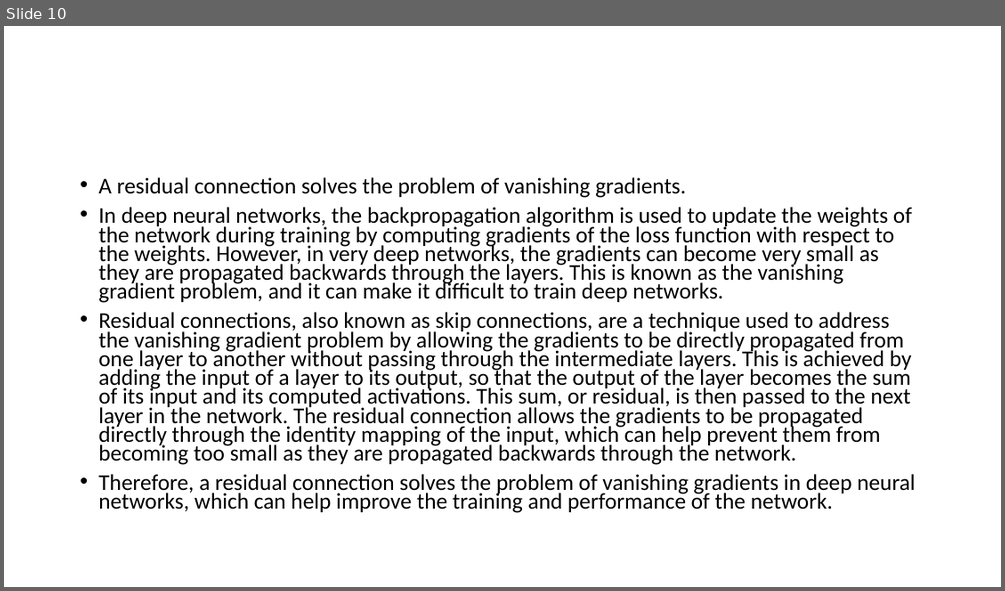
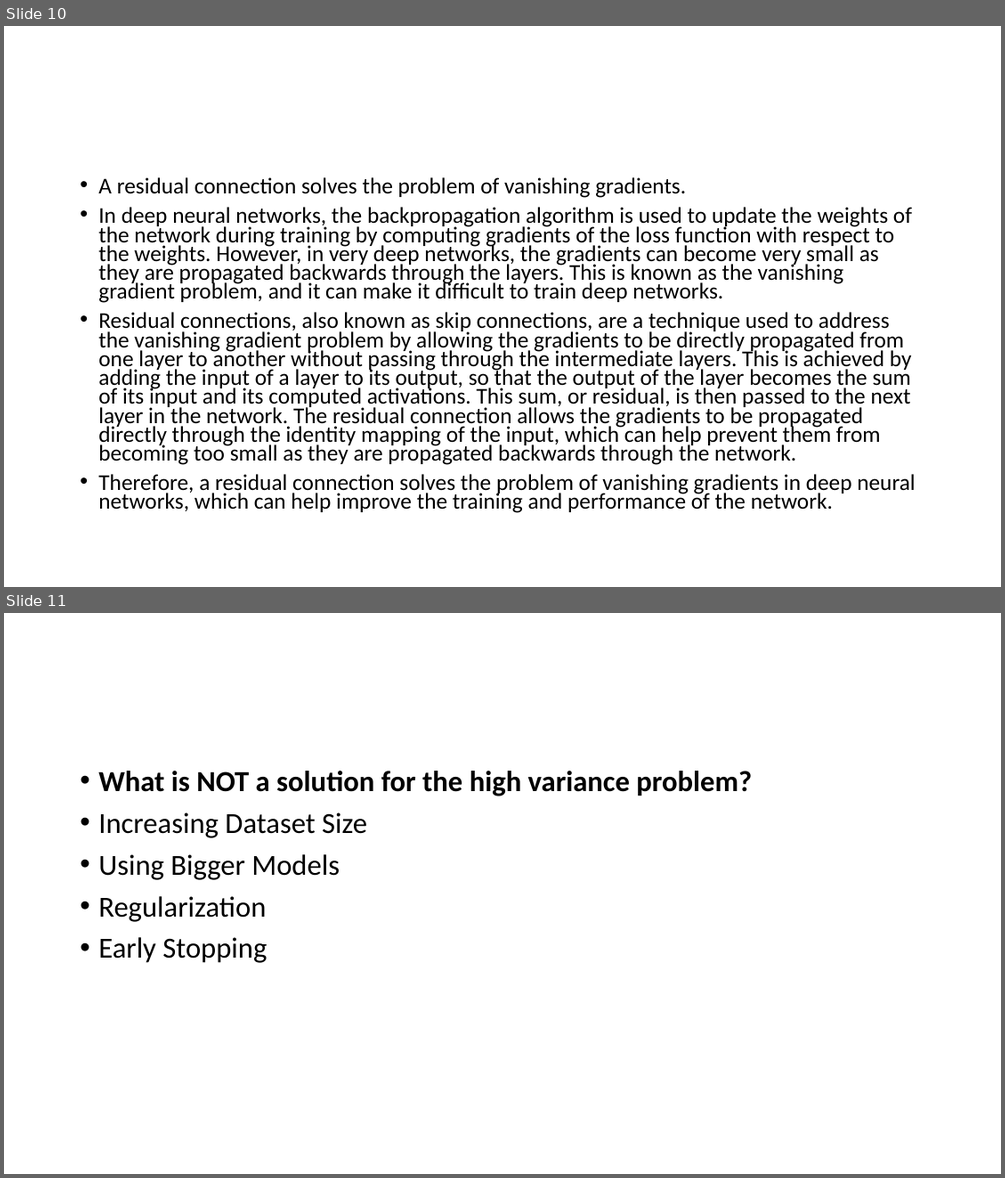
Before and after one commit to Saira55/Machine-Learning-Multiple-Choice-Questions, a slide deck: Machine Learning Quiz Question.pptx. Shown one above the other, each under a label of ours: slide 10 before the commit, slides 10 and 11 after it. The pictures are 1005x591 and 1005x1178 pixels, drawn with LibreOffice and Linux fonts; fonts in the diff are those of the drawing. Boxes give left, top, right and bottom in pixels: in the first picture for what was removed or moved away, otherwise in the second. Text is boxed around its words. In the diff, an @@ line names an element or a change of style, - is before the commit and + after.

```diff
--- a/Machine Learning Quiz Question.pptx
+++ b/Machine Learning Quiz Question.pptx
@@ slide 11 added at (4,613,1001,1174), background #FFFFFF @@
@@ text added at (98,771,752,963), 28 pt, text #000000 @@
+• What is NOT a solution for the high variance problem?
+• Increasing Dataset Size
+• Using Bigger Models
+• Regularization
+• Early Stopping
```
Also in this commit, not shown: 1 other slide added, 1 slide removed.
